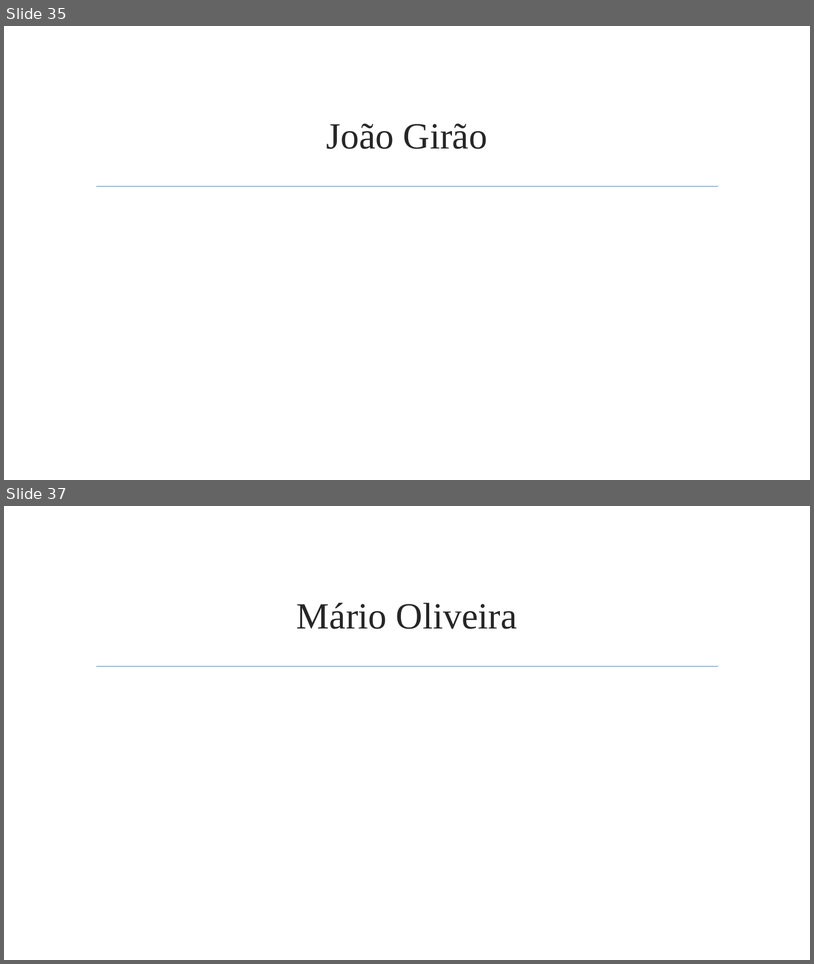
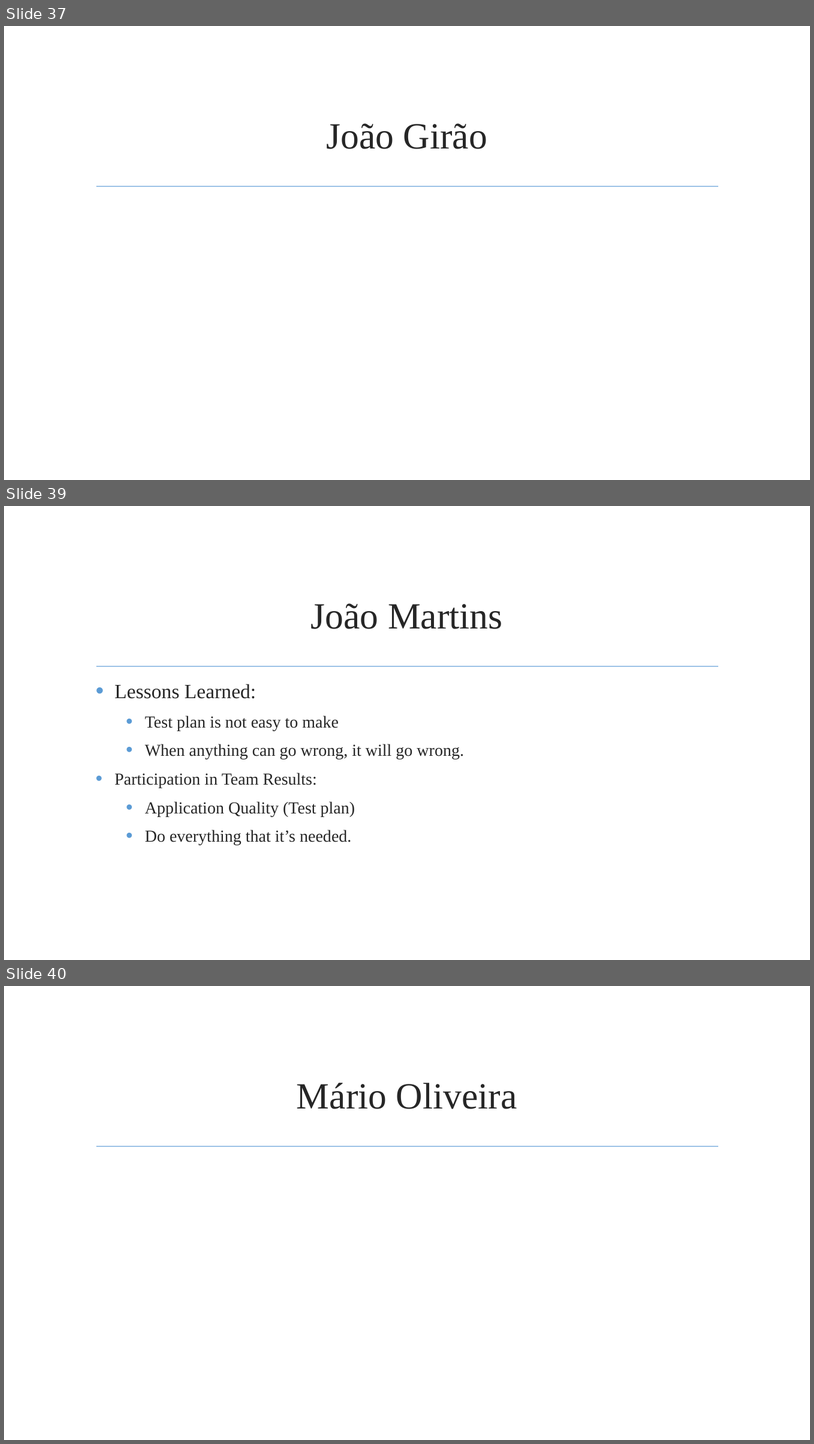
Before and after one commit to jmgirao/projetosoftware1213, a slide deck: Final Presentation/Presentation.pptx. Shown one above the other, each under a label of ours: slides 35 and 37 before the commit, slides 37, 39 and 40 after it; the slides between them are not shown. The pictures are 814x964 and 814x1444 pixels, drawn with LibreOffice and Linux fonts; fonts in the diff are those of the drawing; background and template pictures are left out. Boxes give left, top, right and bottom in pixels: in the first picture for what was removed or moved away, otherwise in the second. Text is boxed around its words. In the diff, an @@ line names an element or a change of style, - is before the commit and + after.

```diff
--- a/Final Presentation/Presentation.pptx
+++ b/Final Presentation/Presentation.pptx
@@ slide 39 added at (4, 506, 810, 960), background picture (left out); not listed: 1 template element that a slide beside it also shows @@
@@ title added at (311, 603, 503, 629), 44 pt, text #262626 @@
+João Martins
@@ text added at (114, 684, 464, 845), 20 pt, text #262626 @@
+• Lessons Learned:
+  • Test plan is not easy to make
+  • When anything can go wrong, it will go wrong.
+  • Participation in Team Results:
+  • Application Quality (Test plan)
+  • Do everything that it’s needed.
@@ what was slide 35 is now slide 37 @@
@@ what was slide 37 is now slide 40 @@
```
Also in this commit, not shown: 1 slide changed, 3 other slides added, 1 slide removed.
